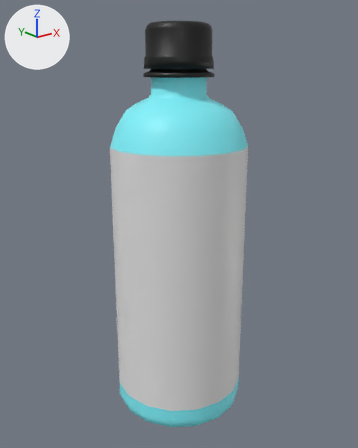
The glTF model web app/resources/bottleBullet.glb, before and after one commit.
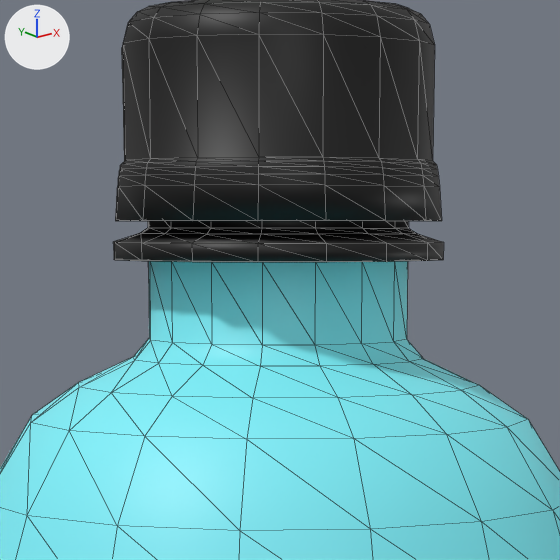
There are two pictures of each version: one whole from a camera (50 mm lens) standing at (-2.94, -3.68, 3.43) and looking at (0.01, 0.01, 1.95), one close up on the part from 33% to 67% of the width and 5% to 32% of the height. The lights are fixed; the arrows at upper left show +X, +Y and +Z. The last two pictures show the newer version. The close-ups show mesh edges as thin lines. Where no turn or scale is listed for an object, it has been applied to the vertices. Vertices at exactly the same position are counted once.

Script lines for the objects in view, before the commit:
```python
me_plane_002 = bpy.data.meshes.new('Plane.002')
me_plane_002.from_pydata(...)  # 384 vertices, 704 faces; spans x -0.65..0.65, y -0.65..0.65, z 0.22..3.58
me_plane_002.materials.append(mat_bottlemat)  # cyan #81f5ff
me_plane_004 = bpy.data.meshes.new('Plane.004')
me_plane_004.from_pydata(...)  # 304 vertices, 576 faces; spans x -0.324..0.324, y -0.324..0.324, z 3.58..4.035
me_plane_004.materials.append(mat_capmat)  # black #000000
ob_bottlebody = bpy.data.objects.new('bottleBody', me_plane_002)
ob_bottlebody.location = (0.0, 0.0, -0.225)
ob_bottlecap = bpy.data.objects.new('bottleCap', me_plane_004)
ob_bottlecap.location = (0.0, 0.0, -0.225)
```
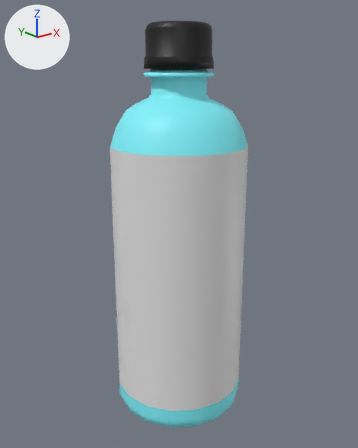
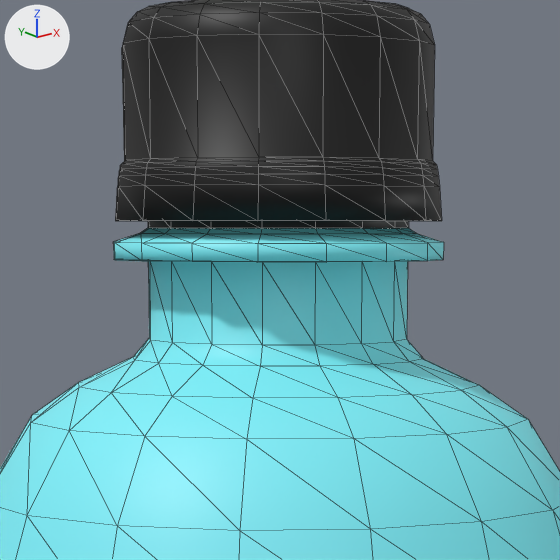
Pixel boxes (x1, y1, x2, y2) of what changed, in the close-ups (560 x 560 px):
'bottleBody', reshaped
    before: (0, 261, 560, 560)
    after: (0, 228, 560, 560)
'bottleCap', reshaped
    before: (114, 0, 444, 262)
    after: (115, 0, 442, 228)
part 1 of me_plane_002, added (cyan)
    after: (114, 228, 444, 262)
part 2 of me_plane_004, deleted (black)
    before: (114, 228, 444, 262)

The change in detail:
me_plane_002 is used by ob_bottlebody; location (0.0, 0.0, -0.225).
me_plane_002 had 384 vertices, 704 faces and spanned x -0.65..0.65, y -0.65..0.65, z 0.22..3.58.
me_plane_002 now has 449 vertices, 832 faces and spans x -0.65..0.65, y -0.65..0.65, z 0.22..3.64.
Part 1, on me_plane_002:
60 vertices are added at x -0.32..0.32, y -0.32..0.32, z 3.58..3.64.
5 new vertices lie (0.02, 0.1, 0.0) away from vertices in x -0.27..0.25, y -0.1..0.0, z 3.58..3.64.
128 new faces join them.
me_plane_004 is used by ob_bottlecap; location (0.0, 0.0, -0.225).
me_plane_004 had 304 vertices, 576 faces and spanned x -0.324..0.324, y -0.324..0.324, z 3.58..4.035.
me_plane_004 now has 240 vertices, 448 faces and spans x -0.32..0.32, y -0.32..0.32, z 3.639..4.035.
Part 2, on me_plane_004:
64 vertices are removed from x -0.324..0.324, y -0.324..0.324, z 3.58..3.629.
128 faces are deleted.
